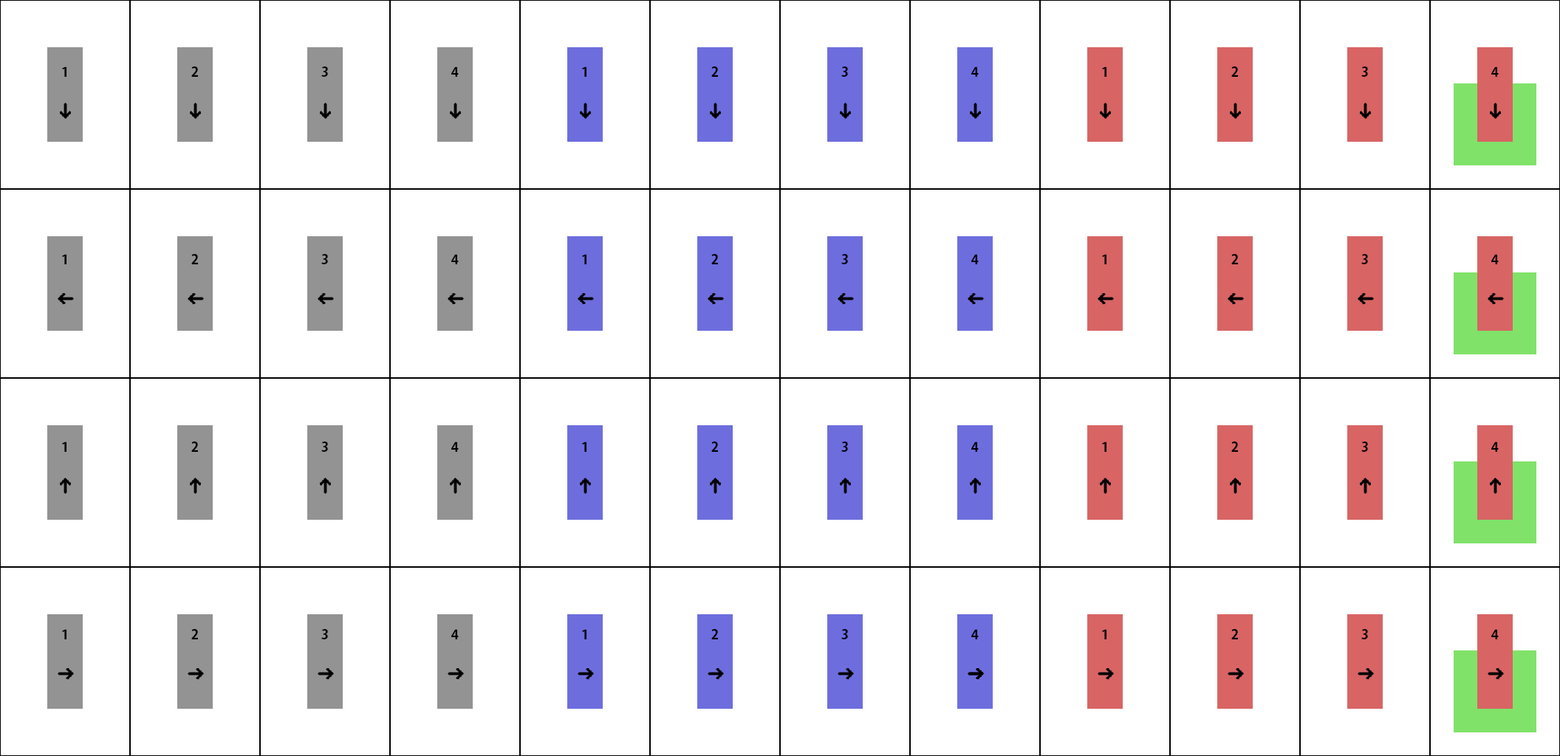
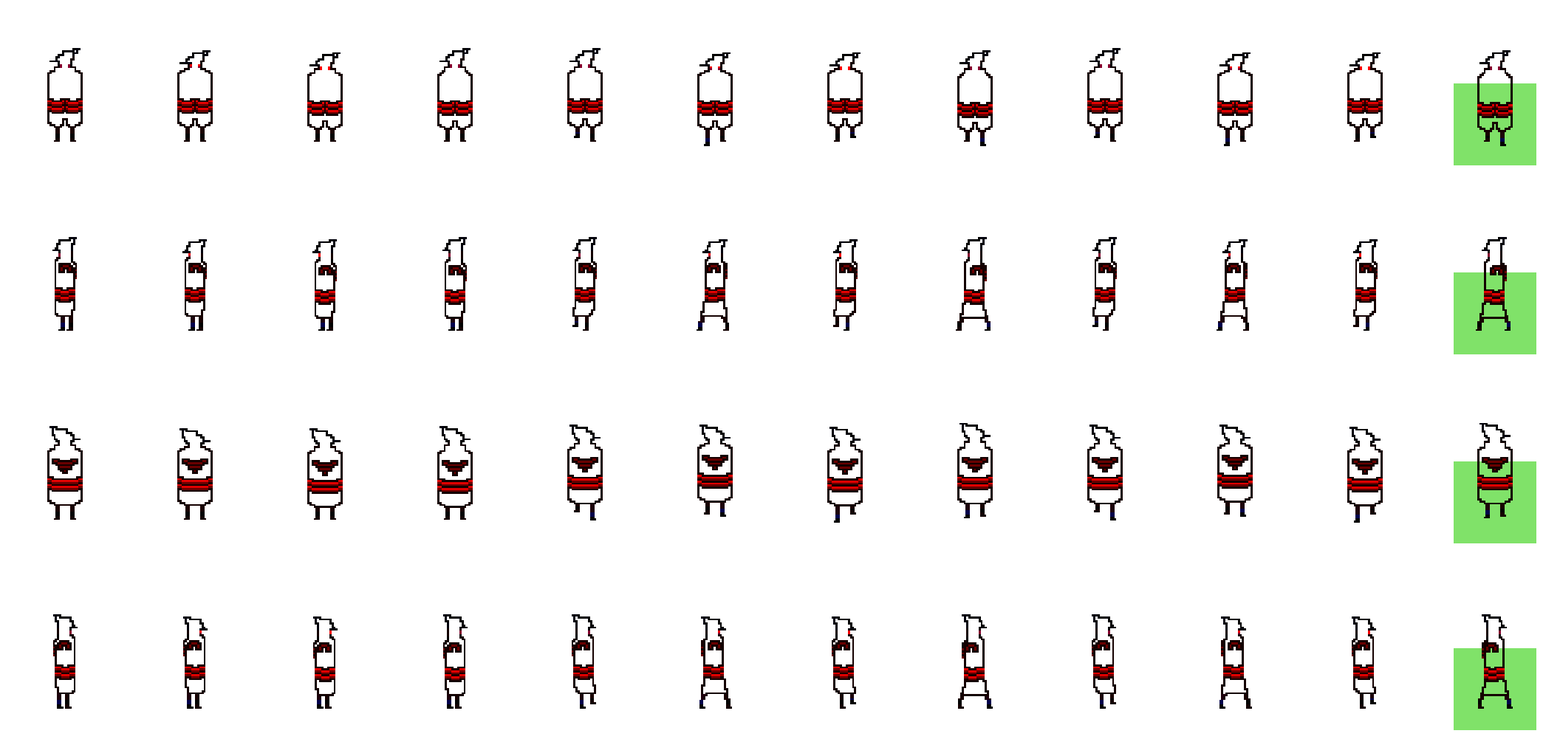
Layered file, before and after one edit (1560 x 756). Changes by layer:
renamed "Unknown copy 48" to "Layer 33 copy", painted on it over [1087,48,1513,710]
removed layer "Layer 2 copy 42" over [1300,378,1431,568]
removed layer "Layer 2 copy 41" over [1170,378,1301,568]
removed layer "Layer 2 copy 40" over [1040,378,1171,568]
removed layer "Layer 2 copy 38" over [1300,189,1431,379]
removed layer "Layer 2 copy 37" over [1170,189,1301,379]
removed layer "Layer 2 copy 36" over [1040,189,1171,379]
removed layer "Layer 2 copy 34" over [1300,0,1431,190]
removed layer "Layer 2 copy 33" over [1170,0,1301,190]
removed layer "Layer 2 copy 32" over [1040,0,1171,190]
renamed "Unknown copy 32" to "Layer 33", painted on it over [567,48,993,710]
renamed "Unknown copy 9" to "Layer 19", moved it above "Rectangle 1 copy 3", painted on it over [47,48,473,710]
removed layer "Layer 2 copy 11" over [390,378,521,568]
removed layer "Layer 2 copy 10" over [260,378,391,568]
removed layer "Layer 2 copy 9" over [130,378,261,568]
removed layer "Layer 2 copy 8" over [0,378,131,568]
removed layer "Layer 2 copy 7" over [390,189,521,379]
removed layer "Layer 2 copy 6" over [260,189,391,379]
removed layer "Layer 2 copy 5" over [130,189,261,379]
removed layer "Layer 2 copy 4" over [0,189,131,379]
removed layer "Layer 2 copy 3" over [390,0,521,190]
removed layer "Layer 2 copy 2" over [260,0,391,190]
removed layer "Layer 2 copy" over [130,0,261,190]
removed layer "Layer 2" over [0,0,131,190]
…and 122 more changes (1 painted, 121 removed)
